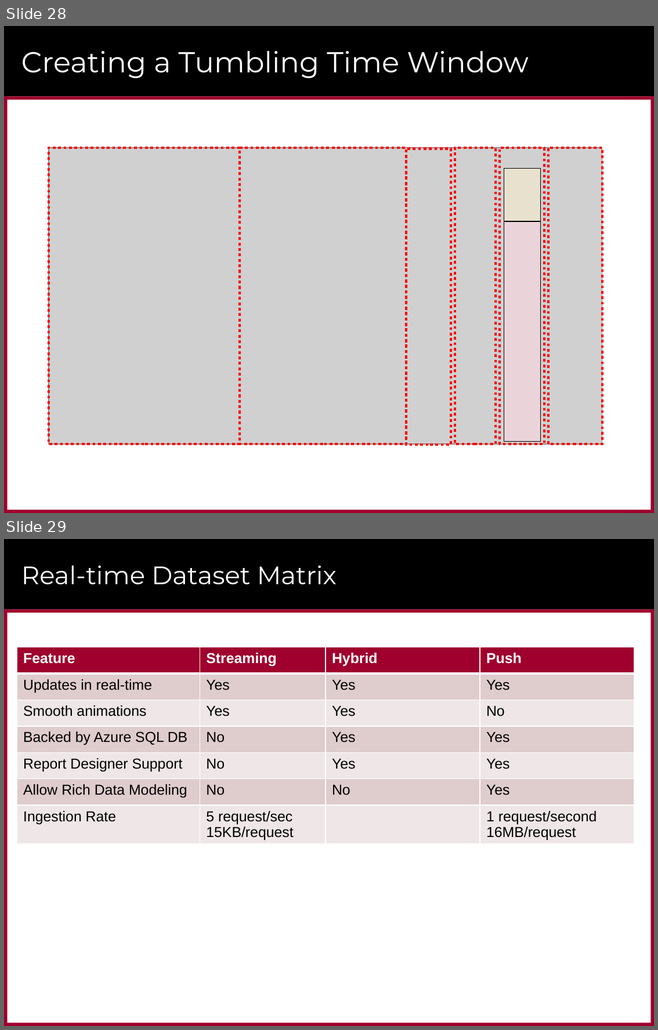
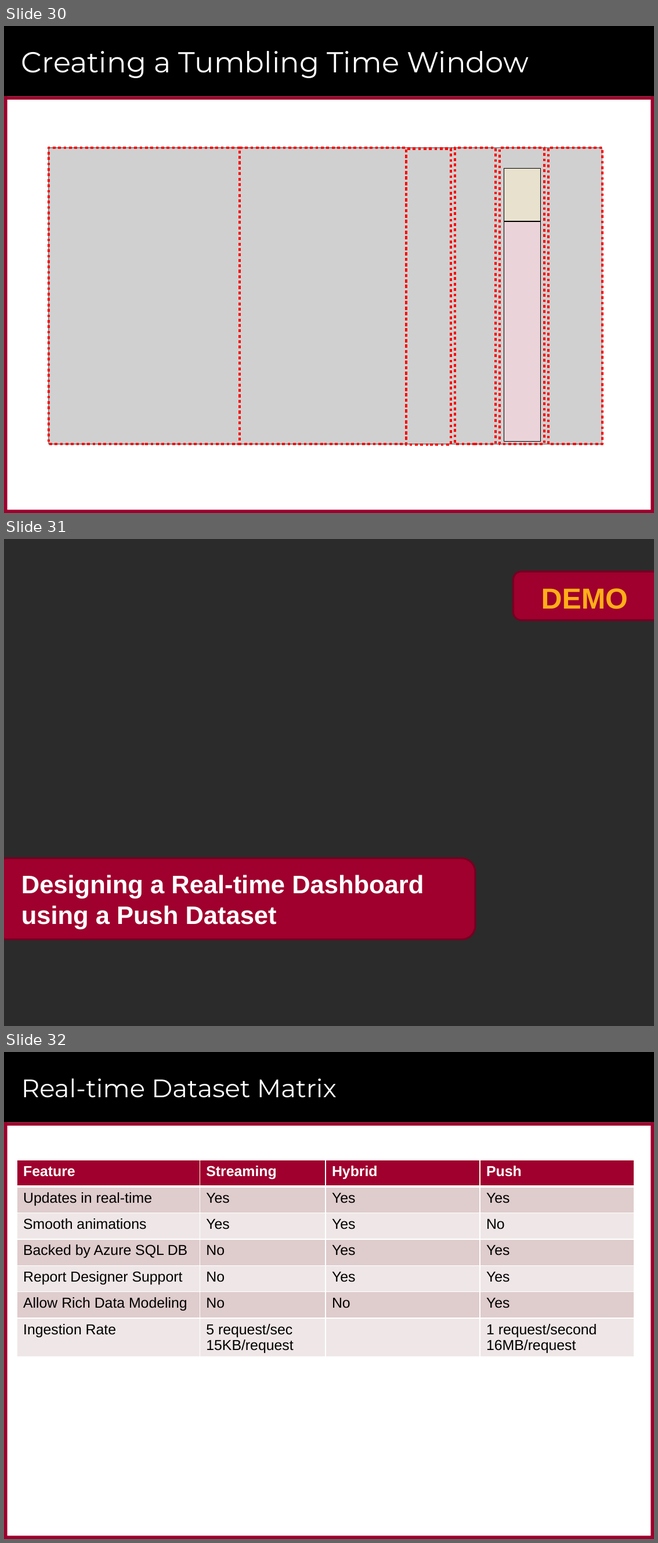
Before and after one commit to CriticalPathTraining/RealtimeDashboards, a slide deck: RealtimeDashboards.pptx. Shown one above the other, each under a label of ours: slides 28 and 29 before the commit, slides 30, 31 and 32 after it. The pictures are 658x1030 and 658x1543 pixels, drawn with LibreOffice and Linux fonts; fonts in the diff are those of the drawing; grey boxes stand for pictures; background and template pictures are left out; a plain dark background stands for a picture behind light text. Boxes give left, top, right and bottom in pixels: in the first picture for what was removed or moved away, otherwise in the second. Text is boxed around its words. In the diff, an @@ line names an element or a change of style, - is before the commit and + after.

```diff
--- a/RealtimeDashboards.pptx
+++ b/RealtimeDashboards.pptx
@@ slide 31 added at (4, 539, 654, 1026), background picture (left out) @@
@@ rounded rectangle added at (513, 571, 654, 620), fill #9F002D, outline #760021 2 pt @@
@@ text added at (541, 588, 628, 609), 32 pt, text gradient #FFD597 to #FFAE18 to #C08F00, bold @@
+DEMO
@@ rounded rectangle added at (4, 859, 475, 940), fill #9F002D, outline #760021 2 pt @@
@@ title added at (21, 875, 423, 929), 28 pt, text #FFFFFF, bold @@
+Designing a Real-time Dashboard using a Push Dataset
@@ what was slide 28 is now slide 30 @@
@@ what was slide 29 is now slide 32 @@
```
Also in this commit, not shown: 1 slide changed, 5 other slides added, 1 other file.
